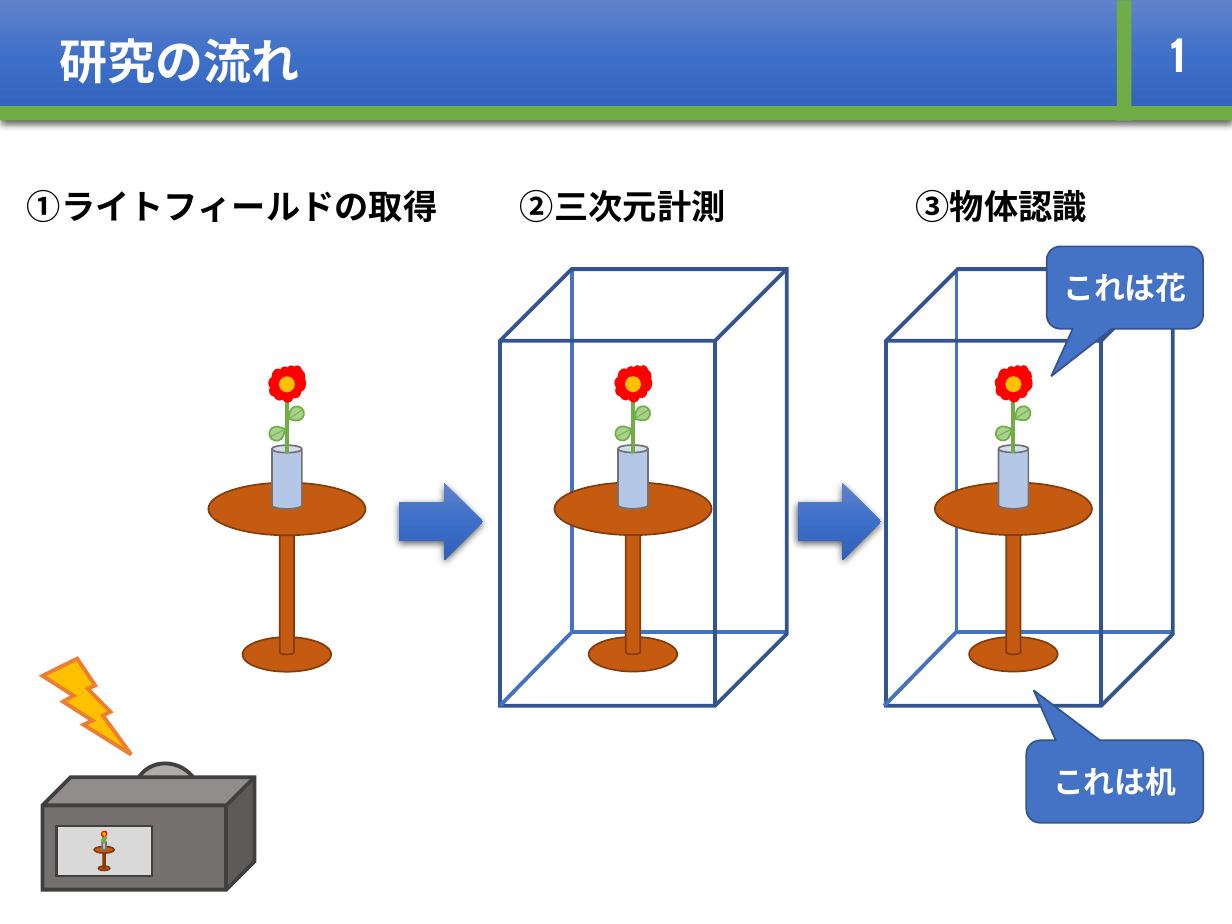
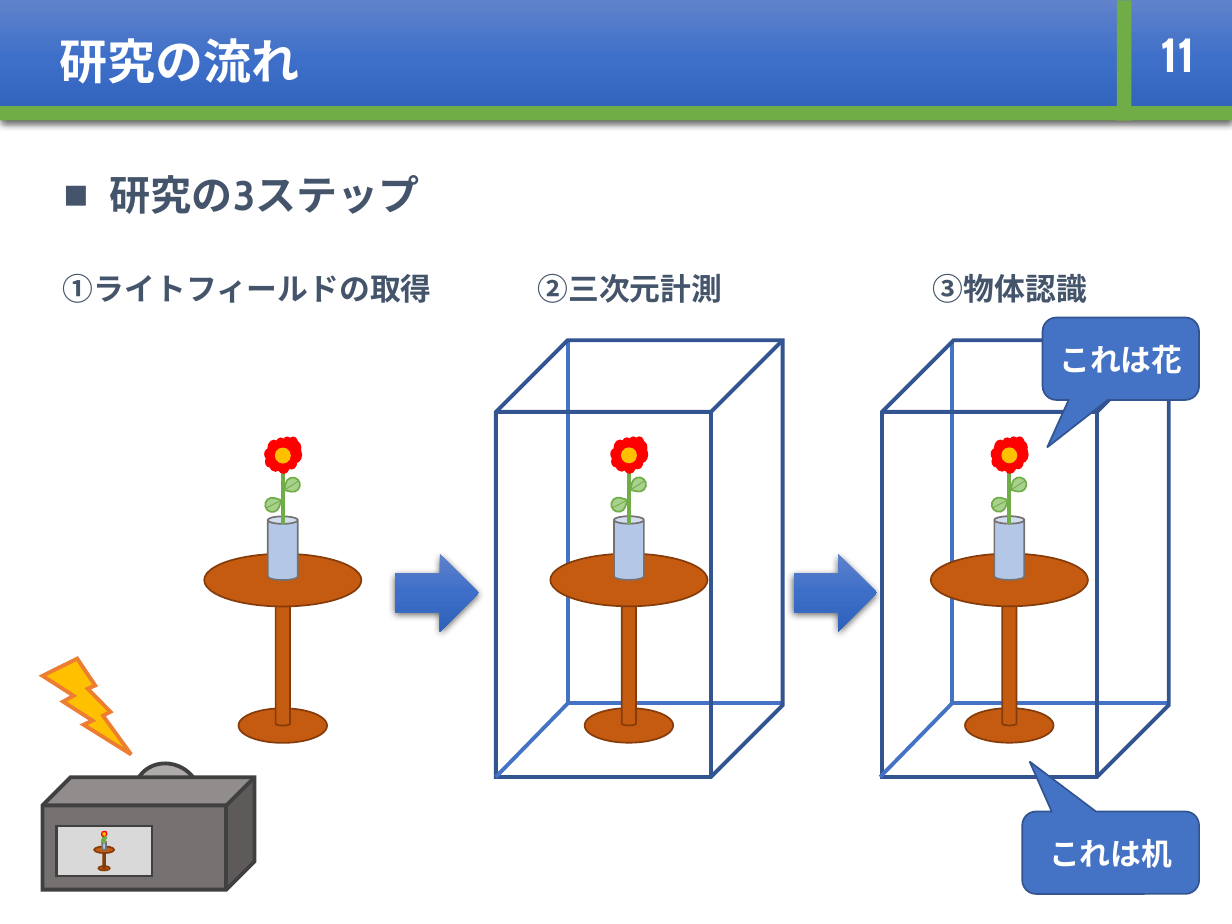
Before and after one commit to whcitizen/citizen_thesis, a slide deck: slide 14 of 03_mid_presentation/mid-presentation_20180219.pptx (slide 8 before the commit). Drawn at 1232x924 pixels with LibreOffice and Linux fonts; fonts in the diff are those of the drawing. Boxes give left, top, right and bottom in pixels: in the first picture for what was removed or moved away, otherwise in the second. Text is boxed around its words. In the diff, an @@ line names an element or a change of style, - is before the commit and + after.

```diff
--- a/03_mid_presentation/mid-presentation_20180219.pptx
+++ b/03_mid_presentation/mid-presentation_20180219.pptx
@@ text at (x1=1160, y1=38, x2=1195, y2=72): text changed @@
-1
+11
@@ text added at (x1=110, y1=175, x2=420, y2=214), 24 pt, text #44546A, bold @@
+■ 研究の3ステップ
@@ size 20 to 18 pt, text colour #000000 to #44546A in 3 elements at (x1=933, y1=274, x2=1087, y2=303), (x1=538, y1=274, x2=723, y2=303), (x1=63, y1=274, x2=432, y2=303) @@
@@ text "①ライトフィールドの取得" moved from (x1=27, y1=190, x2=438, y2=222) to (x1=63, y1=274, x2=432, y2=303) @@
@@ text "②三次元計測" moved from (x1=520, y1=190, x2=726, y2=222) to (x1=538, y1=274, x2=723, y2=303) @@
@@ text "③物体認識" moved from (x1=916, y1=190, x2=1087, y2=222) to (x1=933, y1=274, x2=1087, y2=303) @@
@@ 15 lines, 9 ellipses, 6 teardrops, 6 cylinders, 3 clouds, 2 rounded speech boxes, 2 cubes, 2 right arrows moved together from (x1=208, y1=246, x2=1204, y2=823) to (x1=205, y1=318, x2=1200, y2=894) @@
```
Also in this commit, not shown: 11 other slides changed, 8 slides added, 3 slides removed.
